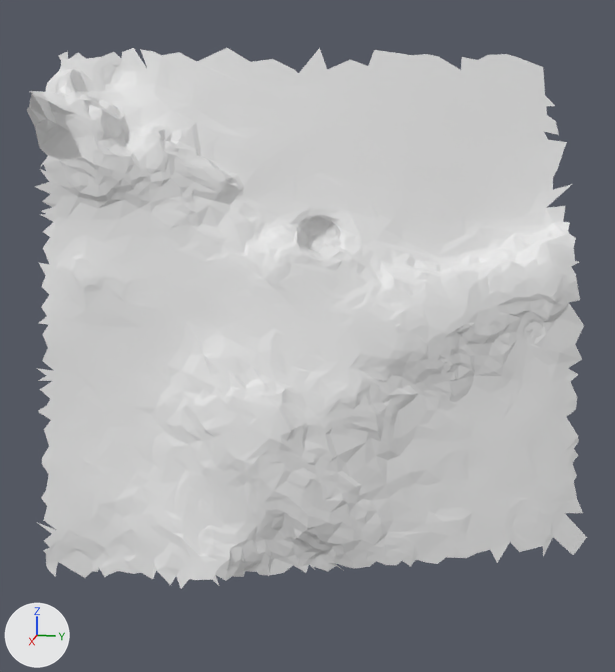
A saved change to the glTF model moon small_tiles/tile_152.glb.
Both versions are drawn from a camera (50 mm lens) standing at (34.79, 9.11, 9.13) and looking at (26.69, 7.49, 7.11). Arrows for +X, +Y and +Z are at lower left; the lights stay in place. The first picture is the older version. Vertices at exactly the same position are counted once.

In view in the first picture: 't152'.
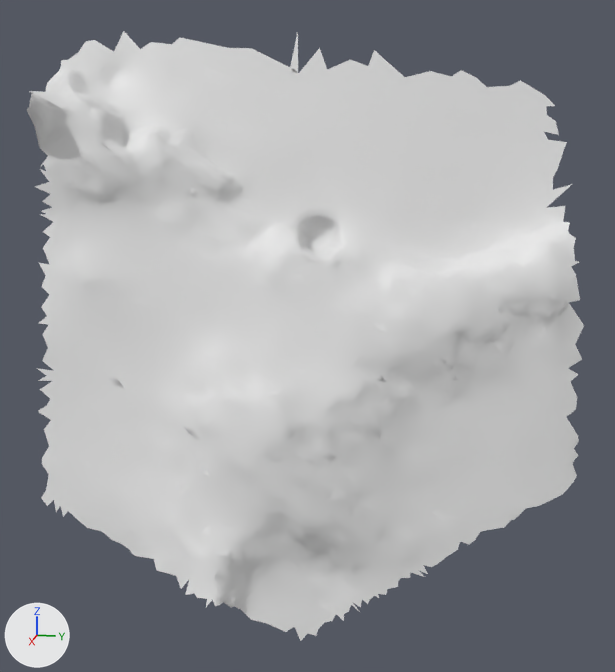
Where the change shows, as pixel boxes [x1, y1, x2, y2] in the pictures (615 x 672 px; the box of a moved part takes in the faces that stretch with it):
't152', reshaped (13% taller): before [27, 48, 587, 589]; after [27, 31, 584, 641]
part 1 of me_t152, moved or reshaped: before [38, 482, 587, 585]; after [185, 560, 437, 641]
part 2 of me_t152, built on: before [59, 51, 68, 60]; after [78, 31, 298, 73]
part 3 of me_t152, deleted: before [375, 50, 545, 95]

Diff of the bpy script that builds the scene:
```diff
--- a/moon small_tiles/tile_152.glb.py
+++ b/moon small_tiles/tile_152.glb.py
@@ me_t152 @@
 # used by ob_t152; location = (0.0, 0.0, 0.0)
-me_t152.from_pydata(...)  # 2862 vertices, 5504 faces; spans x 25.13..28.07, y 4.96..10.34, z 4.9..9.91
+me_t152.from_pydata(...)  # 2879 vertices, 5540 faces; spans x 25.23..28.13, y 4.99..10.21, z 4.38..10.08
+# me_t152 part 1
+# 103 vertices are removed from x 26.38..28.07, y 5.15..10.34, z 4.9..5.52
+# 195 faces are deleted
+# 123 vertices are added at x 27.14..28.13, y 6.63..8.82, z 4.38..5.03
+# 229 new faces join them
+# me_t152 part 2
+# 2 vertices are removed from x 26.52..26.58, y 4.96..5.04, z 9.82..9.86
+# 2 faces are deleted
+# 8 vertices are added at x 25.83..26.42, y 5.18..7.22, z 9.9..10.08
+# 20 new faces join them
+# me_t152 part 3
+# 9 vertices are removed from x 25.13..25.57, y 8.37..9.7, z 9.74..9.87
+# 16 faces are deleted
```
